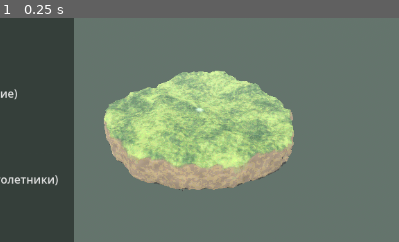
Above: before the commit, frame 1.
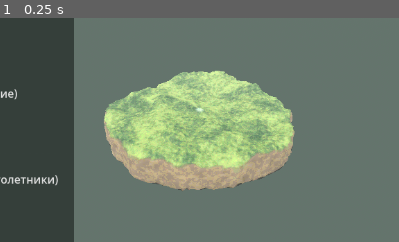
Above: after the commit, the same moment.

Repository: Vi223-TeaThreat/TeaTrap
Game: Godot game, scene res://Space.tscn
Same seed, same stepped clock (60 frames per second), same inputs: the game is played once before the commit and once after it.
Inputs:
- Up to frame 1 (0.25 s): no input
The pictures show only the part of the screen within x 25-75%, y 30-80%; the shares and areas given below are measured in that part.

The runs differ from the first frame. In frame 1, 0.2% of the frame differs, in the area x 26-74%, y 23-78%.

Commit message:
Дыры закрыты: причина — вывернутые тетраэдры решётки
Проверка посчитала знак объёма каждого тетраэдра и сверила с идеальной
решёткой: на поверхности нашлось 35 вывернутых. Каждый даёт один-два
треугольника по три ребра — это ровно те 114 вывернутых рёбер, что видела
проверка.

Семя уходило от своего узла почти на половину ячейки. Два соседних семени
могут двинуться навстречу, и если вместе они проходят больше шага решётки,
четвёрка семян меняет ориентацию. Вывернутые тетраэдры перекрываются с
соседними, поверхность идёт в них двумя пересекающимися лоскутами, и сквозь
место пересечения видно небо.

Предельный отход семени от узла снижен с 0.46 до 0.27 шага. Замер по всему
миру: 79524 ребра, вывернутых 0, незамкнутых 0, вывернутых тетраэдров 0.

Diff:
--- a/SpaceGrid.gd
+++ b/SpaceGrid.gd
@@ -100,7 +100,12 @@
 # ЗАПОЛНЕНИЯ и от разброса не зависит — можно вернуть миру неправильность.
 const JITTER: float = 0.34
 const JITTER_Y: float = 0.30
-const OFF_MAX: float = 0.46       # дальше этого семя от своего узла не уходит
+# Дальше этого семя от своего узла не уходит. Величина не косметическая:
+# два соседних семени могут двинуться навстречу, и если вместе они пройдут
+# больше шага решётки, четвёрка семян ВЫВОРАЧИВАЕТСЯ. Вывернутые тетраэдры
+# перекрываются с соседними, поверхность идёт в них двумя пересекающимися
+# лоскутами, и сквозь место их пересечения видно небо — это и были дыры.
+const OFF_MAX: float = 0.27
 
 func _scatter(radius: float, top_edge: float, bottom: float, rng: RandomNumberGenerator,
 		shape: FastNoiseLite, detail: FastNoiseLite, top: float) -> void:
--- a/SpaceMain.gd
+++ b/SpaceMain.gd
@@ -1041,9 +1041,11 @@
 # Считаем незамкнутые рёбра по всему миру: сколько их и где.
 func _audit_surface() -> void:
 	var edges: Dictionary = {}
+	var stats: Dictionary = {}
 	for ch in chunk_list:
 		var lo: Vector3i = ch * CHUNK_NODES
-		SurfaceScript.audit(grid, lo, lo + Vector3i(CHUNK_NODES, CHUNK_NODES, CHUNK_NODES), edges)
+		SurfaceScript.audit(grid, lo,
+			lo + Vector3i(CHUNK_NODES, CHUNK_NODES, CHUNK_NODES), edges, stats)
 	# Рёбра НАПРАВЛЕННЫЕ. У согласованной замкнутой поверхности каждое
 	# направленное ребро встречается ровно один раз, и у каждого есть обратное.
 	# Встретилось дважды — рядом вывернутый треугольник. Нет обратного — дыра.
@@ -1061,7 +1063,8 @@
 		if not edges.has("%s>%s" % [parts[1], parts[0]]):
 			holes += 1
 	print("Рёбер поверхности ", edges.size(), ", вывернутых — ", flipped,
-		", незамкнутых — ", holes)
+		", незамкнутых — ", holes,
+		"; вывернутых тетраэдров на поверхности — ", int(stats.get("inverted", 0)))
 
 
 func _selftest() -> void:
--- a/Surface.gd
+++ b/Surface.gd
@@ -122,7 +122,8 @@
 # треугольникам; ребро с одним — это край дыры. Точку среза узнаём по паре
 # семян, на ребре между которыми она лежит: такой ключ одинаков у всех
 # тетраэдров и кубиков, которые её породили.
-static func audit(grid, lo: Vector3i, hi: Vector3i, edges: Dictionary) -> void:
+static func audit(grid, lo: Vector3i, hi: Vector3i, edges: Dictionary,
+		stats: Dictionary) -> void:
 	var idx := PackedInt32Array()
 	idx.resize(8)
 	var val := PackedFloat32Array()
@@ -148,6 +149,15 @@
 					var poly: Array = tet_polygon(grid, idx, val, t)
 					if poly.is_empty():
 						continue
+					# Не вывернулся ли сам тетраэдр. Семя уходит от своего узла
+					# почти на половину ячейки, и при неудачном совпадении
+					# четвёрка семян меняет ориентацию: тетраэдры начинают
+					# перекрываться, и срез в них смотрит не туда.
+					if _volume(grid.seeds[idx[t[0]]], grid.seeds[idx[t[1]]],
+							grid.seeds[idx[t[2]]], grid.seeds[idx[t[3]]]) \
+							* _volume(Vector3(CORNER[t[0]]), Vector3(CORNER[t[1]]),
+							Vector3(CORNER[t[2]]), Vector3(CORNER[t[3]])) < 0.0:
+						stats["inverted"] = int(stats.get("inverted", 0)) + 1
 					var want: Vector3 = _outward(grid, idx, val, t)
 					for f in range(1, poly.size() - 1):
 						var tri: Array = wound([poly[0], poly[f], poly[f + 1]], grid, want)
@@ -164,6 +174,10 @@
 								continue
 							var s2 := "%s>%s" % [u, v]
 							edges[s2] = int(edges.get(s2, 0)) + 1
+
+
+static func _volume(a: Vector3, b: Vector3, c: Vector3, d: Vector3) -> float:
+	return (b - a).cross(c - a).dot(d - a)
 
 
 static func _vkey(c: Dictionary) -> String:
